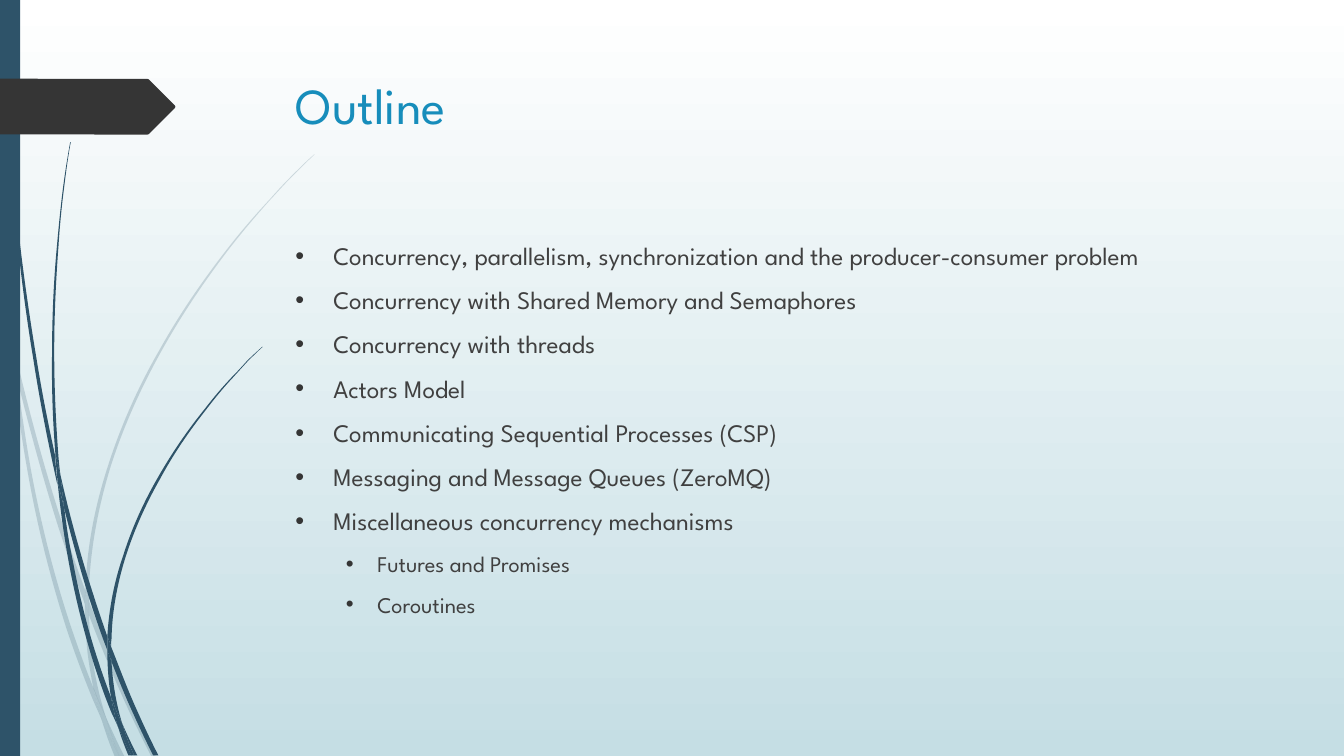
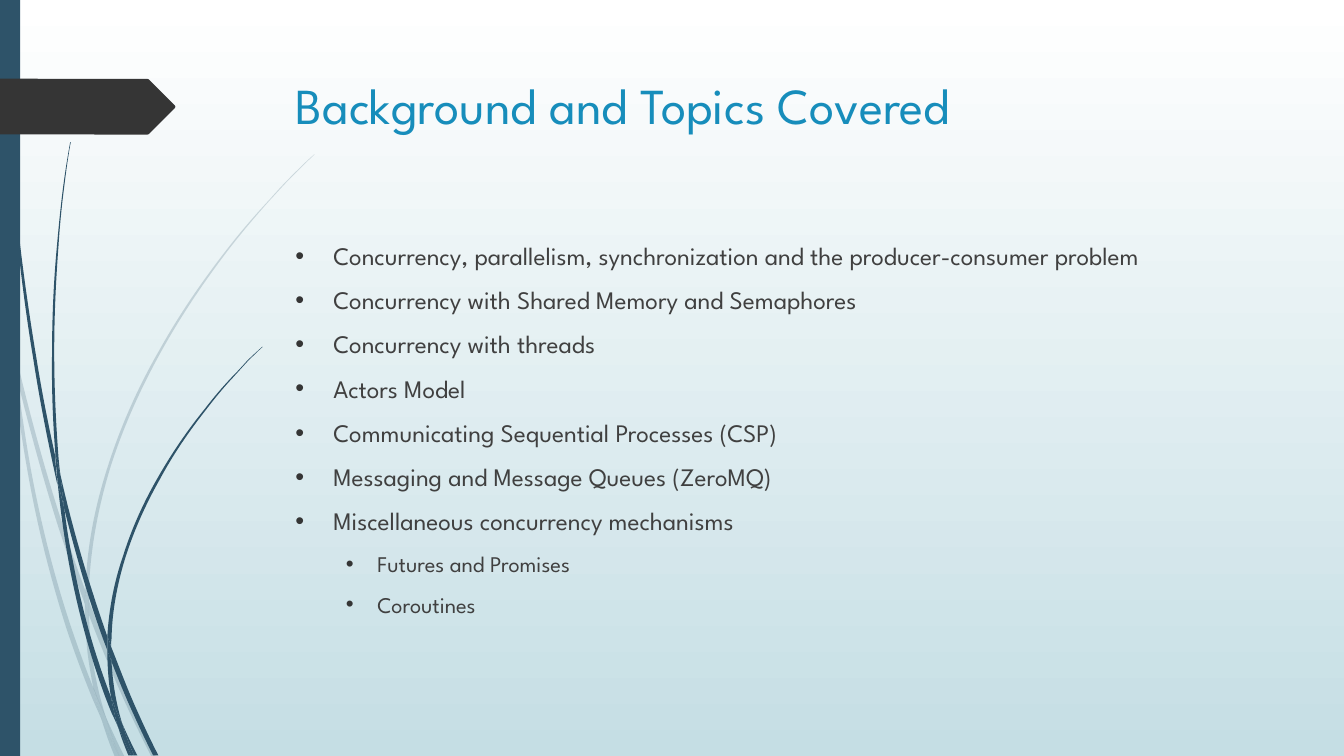
Before and after one commit to bhattacharjee/producer-consumer, a slide deck: slide 2 of Presentation1.pptx. Drawn at 1344x756 pixels with LibreOffice and Linux fonts; fonts in the diff are those of the drawing. Boxes give left, top, right and bottom in pixels: in the first picture for what was removed or moved away, otherwise in the second. Text is boxed around its words. In the diff, an @@ line names an element or a change of style, - is before the commit and + after.

```diff
--- a/Presentation1.pptx
+++ b/Presentation1.pptx
@@ title at [296,89,950,135]: text changed @@
-Outline
+Background and Topics Covered
```
Also in this commit, not shown: 1 other slide changed.
